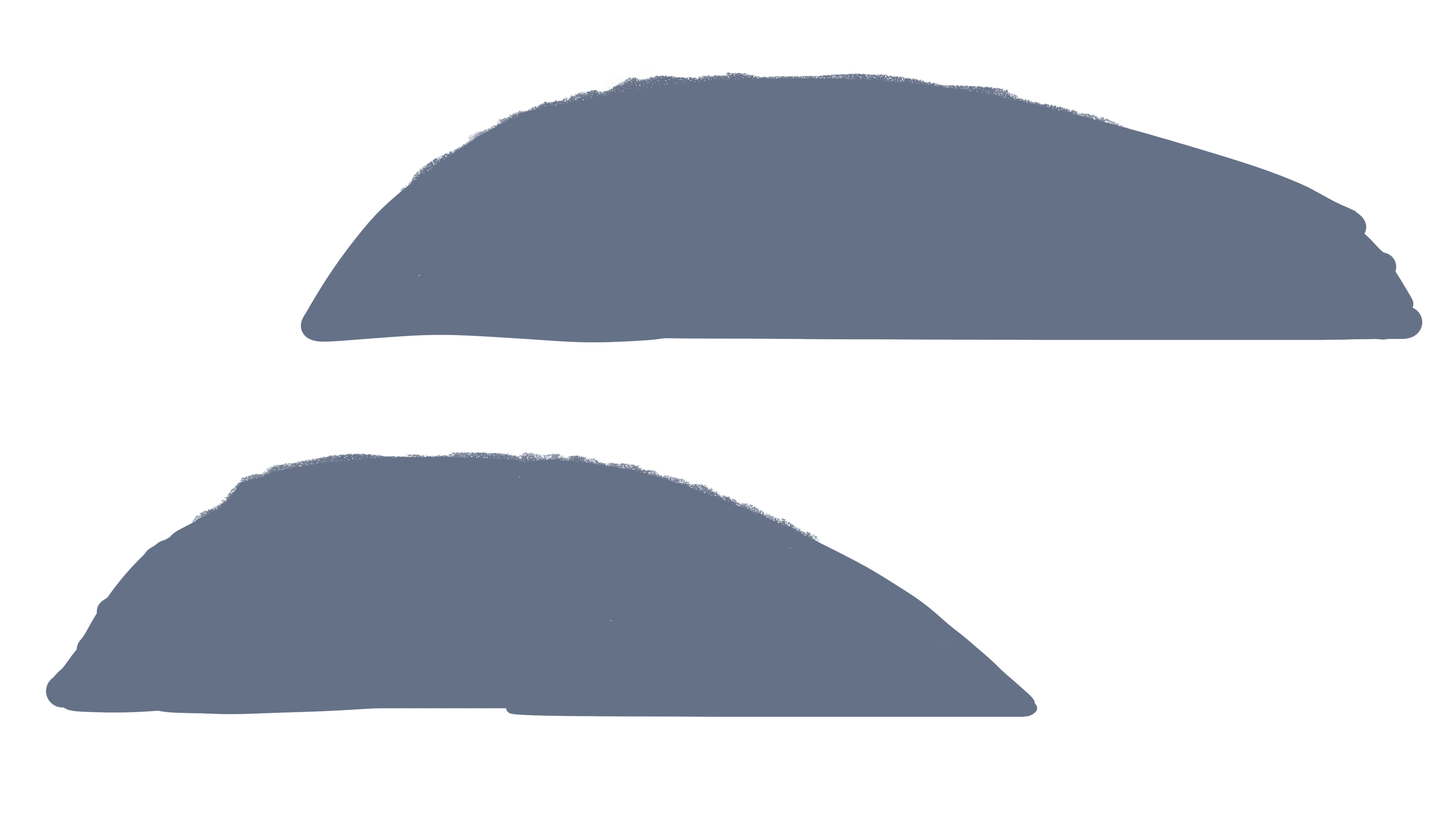
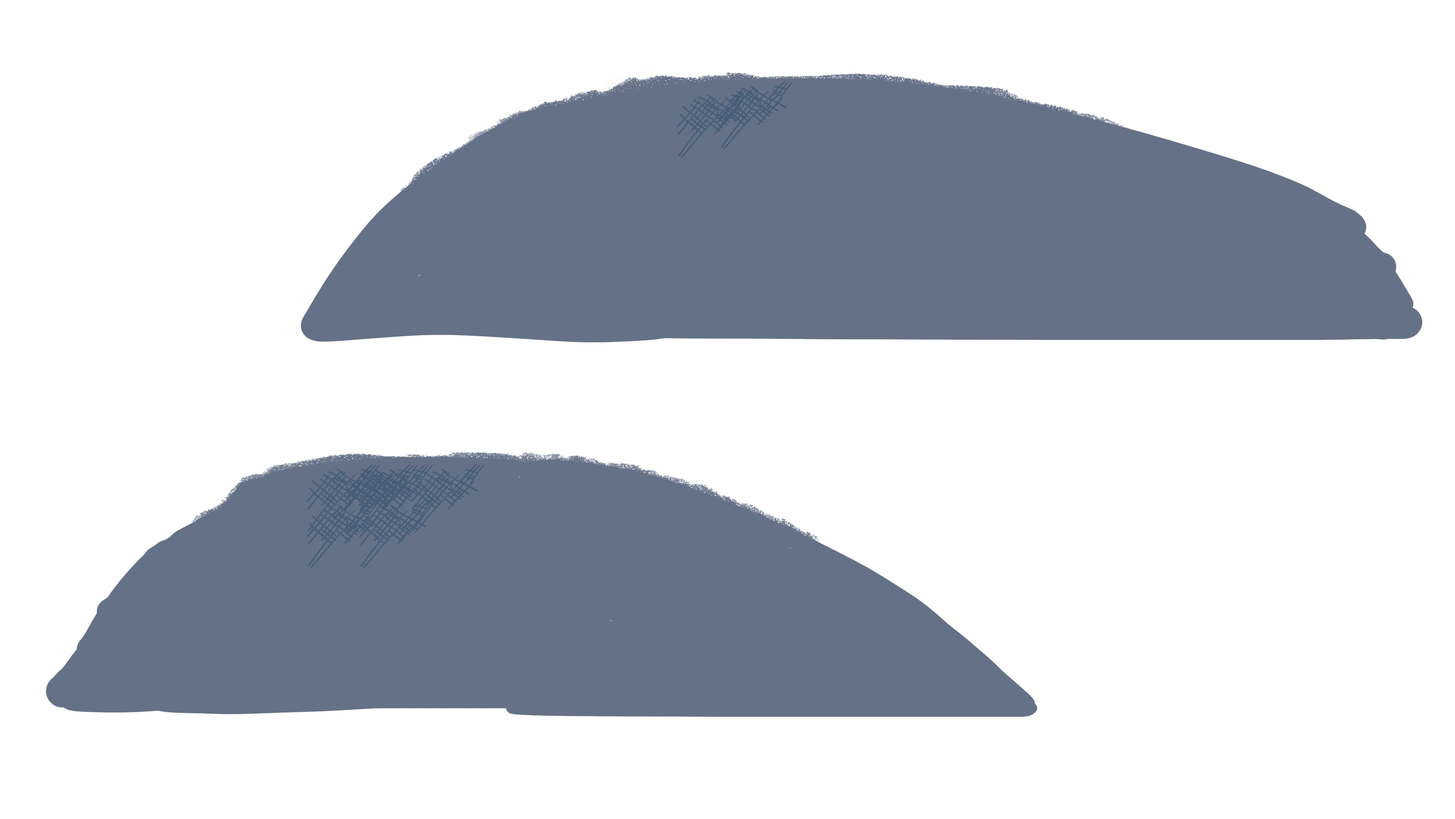
The second 1455 × 819 image is a revision of the first. Changes to its layers:
added layer "Taso 4" above "Taso 3" over [676, 88, 752, 159]
added layer "Taso 3" above "Taso 9" over [718, 80, 794, 150]
added layer "Taso 9" above "Taso 8" over [358, 498, 434, 569]
added layer "Taso 8" above "Taso 7" over [410, 463, 485, 533]
added layer "Taso 7" above "Taso 6" over [358, 463, 434, 534]
added layer "Taso 6" above "Taso 5" over [343, 463, 419, 534]
added layer "Taso 5" above "Taso 2" over [306, 497, 381, 569]
added layer "Taso 2" above "Taso 1" over [306, 463, 381, 533]
